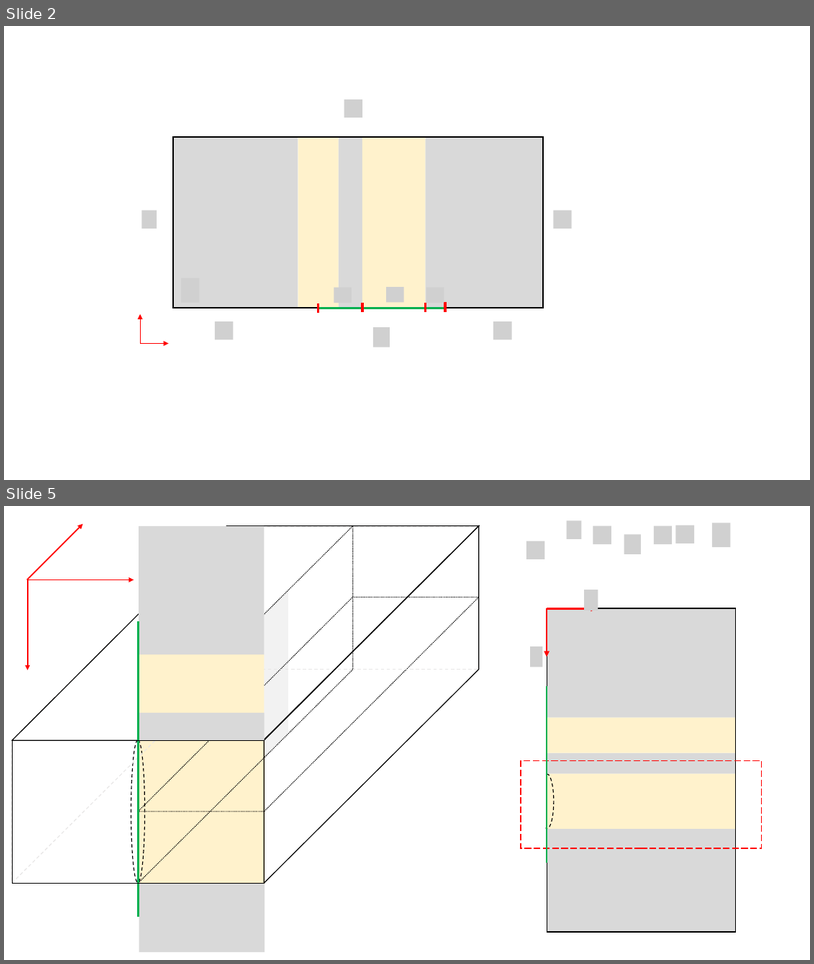
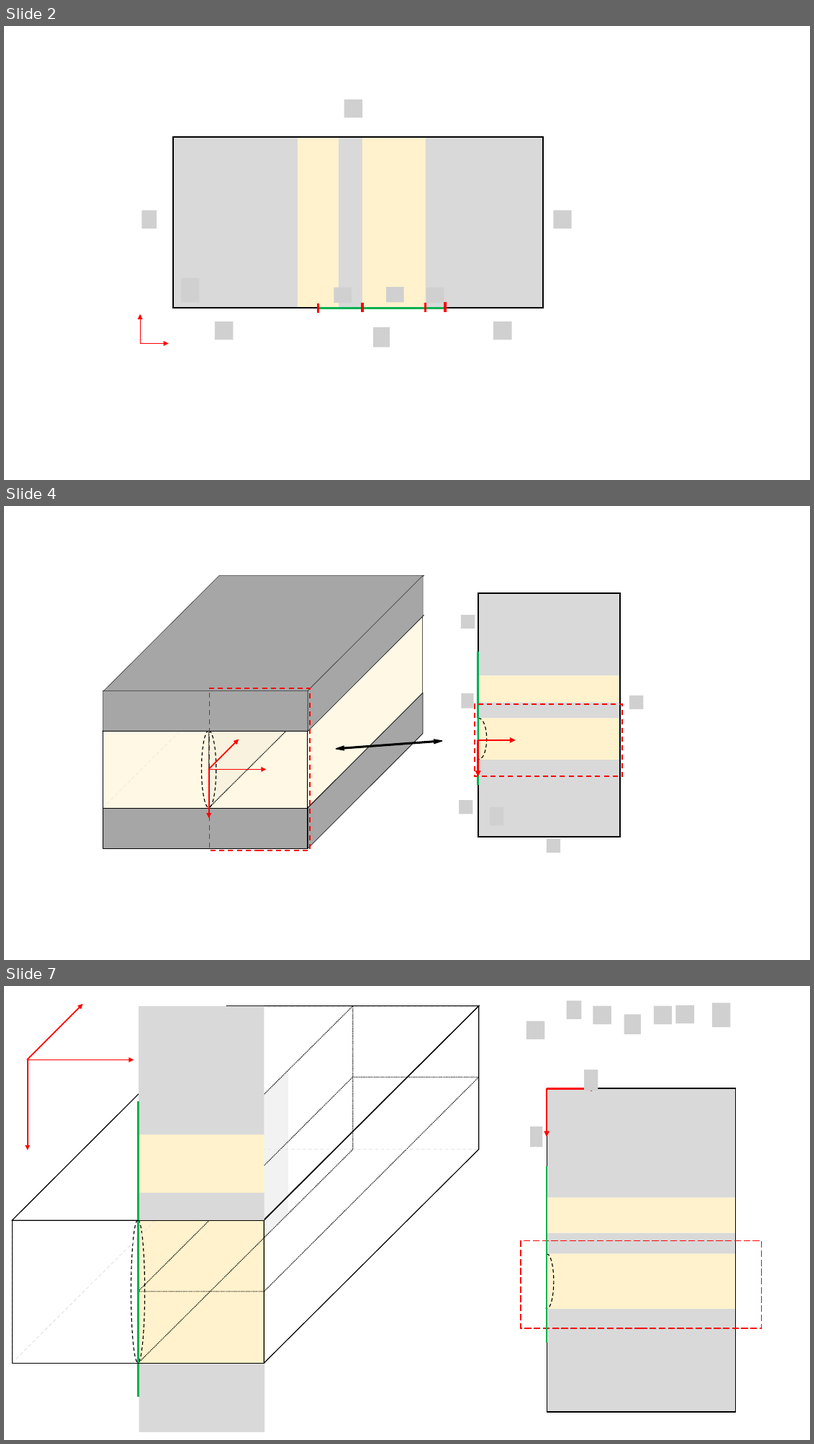
Before and after one commit to Ivashchenkospb/Diploma, a slide deck: Pics/Illustrations.pptx. Shown one above the other, each under a label of ours: slides 2 and 5 before the commit, slides 2, 4 and 7 after it; the slides between them are not shown. The pictures are 814x964 and 814x1444 pixels, drawn with LibreOffice and Linux fonts; fonts in the diff are those of the drawing; grey boxes stand for pictures; background and template pictures are left out. Boxes give left, top, right and bottom in pixels: in the first picture for what was removed or moved away, otherwise in the second. Text is boxed around its words. In the diff, an @@ line names an element or a change of style, - is before the commit and + after.

```diff
--- a/Pics/Illustrations.pptx
+++ b/Pics/Illustrations.pptx
@@ slide 4 added at (4, 506, 810, 960), background #FFFFFF @@
@@ parallelogram added at (104, 576, 424, 691), fill #A6A6A6, outline #000000 0.5 pt @@
@@ parallelogram added at (308, 575, 423, 731), fill #A6A6A6, outline #000000 0.5 pt @@
@@ parallelogram added at (103, 615, 219, 808), outline #E7E6E6 1 pt dashed @@
@@ parallelogram added at (103, 615, 424, 731), outline #000000 1 pt @@
@@ parallelogram added at (209, 615, 325, 808), outline #000000 1 pt dashed @@
@@ parallelogram added at (308, 616, 422, 807), fill #FFF2CC at 50% opacity, outline #000000 0.5 pt @@
@@ parallelogram added at (208, 650, 290, 808), fill #F2F2F2, outline #000000 0.25 pt @@
@@ rectangle added at (103, 690, 309, 731), fill #A6A6A6, outline #000000 0.5 pt @@
@@ rectangle added at (210, 688, 310, 850), outline #FF0000 1.5 pt dashed @@
@@ parallelogram added at (308, 692, 423, 848), fill #A6A6A6, outline #000000 0.5 pt @@
@@ group added at (460, 593, 644, 852): 8 rectangles, 6 pictures, 2 arrows, 1 ellipse, 1 line @@
@@ rectangle added at (103, 731, 308, 808), fill #FFF2CC at 50% opacity, outline #000000 0.5 pt @@
@@ ellipse added at (201, 731, 216, 808), outline #000000 1 pt dashed @@
@@ arrow added from (208, 769) to (239, 739), #FF0000 1.5 pt @@
@@ left right arrow added at (336, 739, 443, 751), fill #000000, outline #000000 1 pt @@
@@ arrow added from (208, 769) to (267, 769), #FF0000 1.5 pt @@
@@ arrow added from (209, 769) to (209, 818), #FF0000 1.5 pt @@
@@ rectangle added at (103, 808, 308, 849), fill #A6A6A6, outline #000000 0.5 pt @@
@@ what was slide 5 is now slide 7 @@
```
Also in this commit, not shown: 1 slide changed, 2 other slides added, 1 slide removed, 7 other files.
